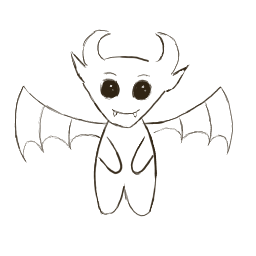
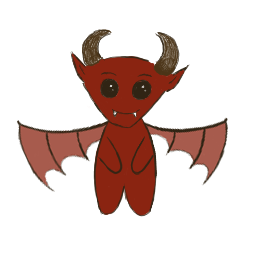
Two versions of the same layered image (w=256, h=256). Layer-by-layer changes:
moved "demon_contour" above "demon_colors", painted on it over box(14, 29, 233, 216)
painted on "demon_colors" over box(14, 29, 233, 216)
added layer "demon_wings_low" above "demon_wings_high" over box(14, 29, 233, 216)
